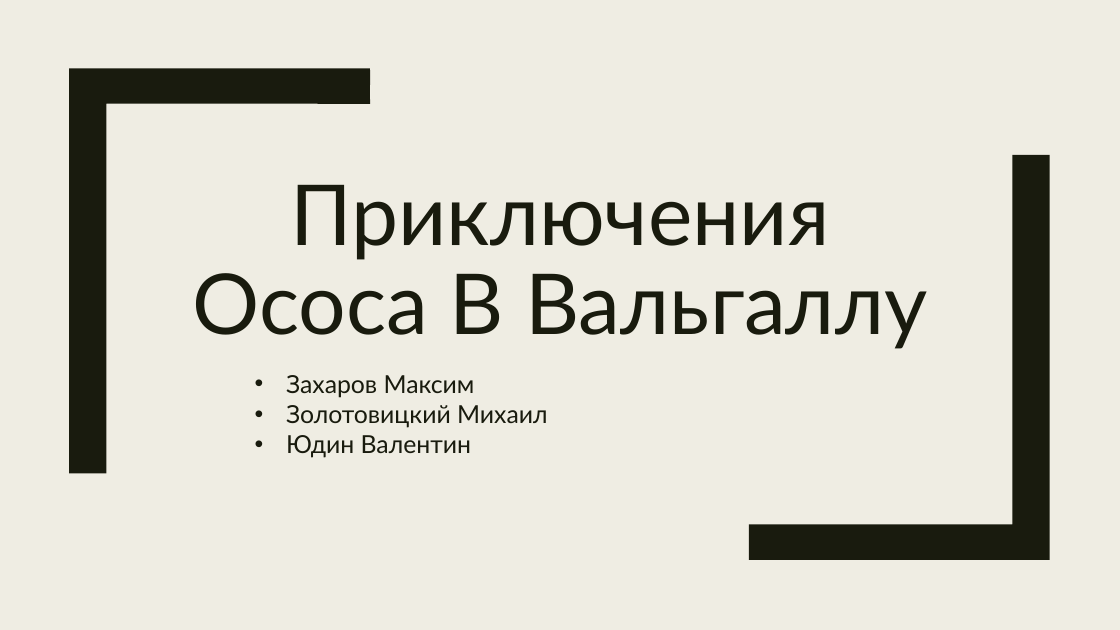
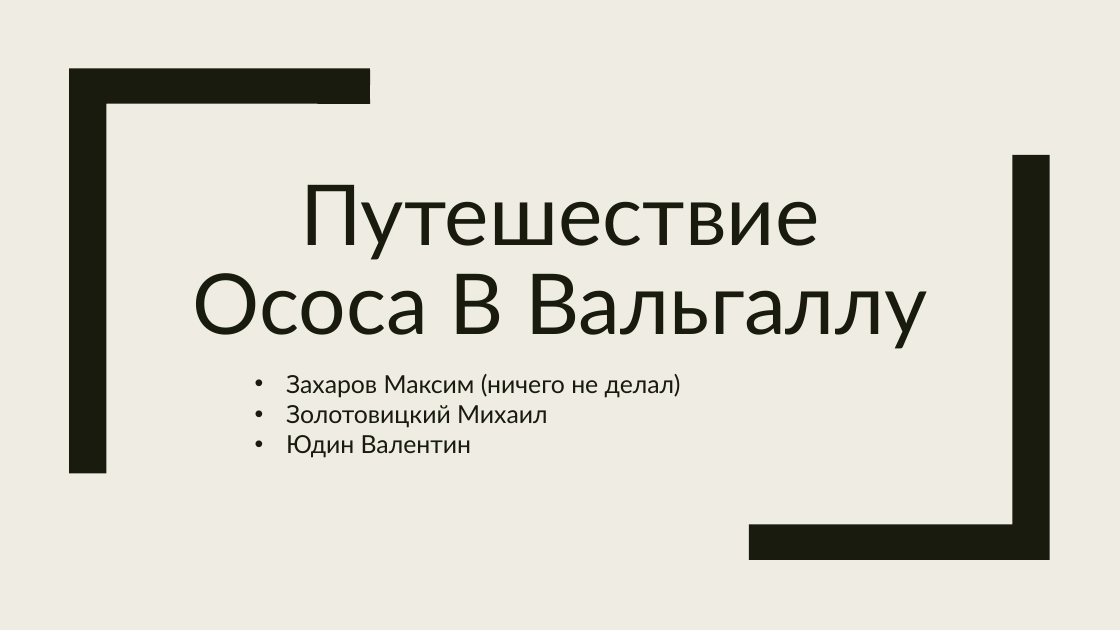
Before and after one commit to MZolotovitskiy/Osos-Journey-to-Valhalla, a slide deck: slide 1 of Documentation/The_Osos_Journey_to_Valhalla.pptx. Drawn at 1120x630 pixels with LibreOffice and Linux fonts; fonts in the diff are those of the drawing. Boxes give left, top, right and bottom in pixels: in the first picture for what was removed or moved away, otherwise in the second. Text is boxed around its words. In the diff, an @@ line names an element or a change of style, - is before the commit and + after.

```diff
--- a/Documentation/The_Osos_Journey_to_Valhalla.pptx
+++ b/Documentation/The_Osos_Journey_to_Valhalla.pptx
@@ title at [192,184,927,349]: text changed @@
-Приключения Ососа В Вальгаллу
+Путешествие Ососа В Вальгаллу
@@ subtitle at [286,374,681,398]: text changed @@
-• Захаров Максим
+• Захаров Максим (ничего не делал)
```
Also in this commit, not shown: 3 other slides changed.
